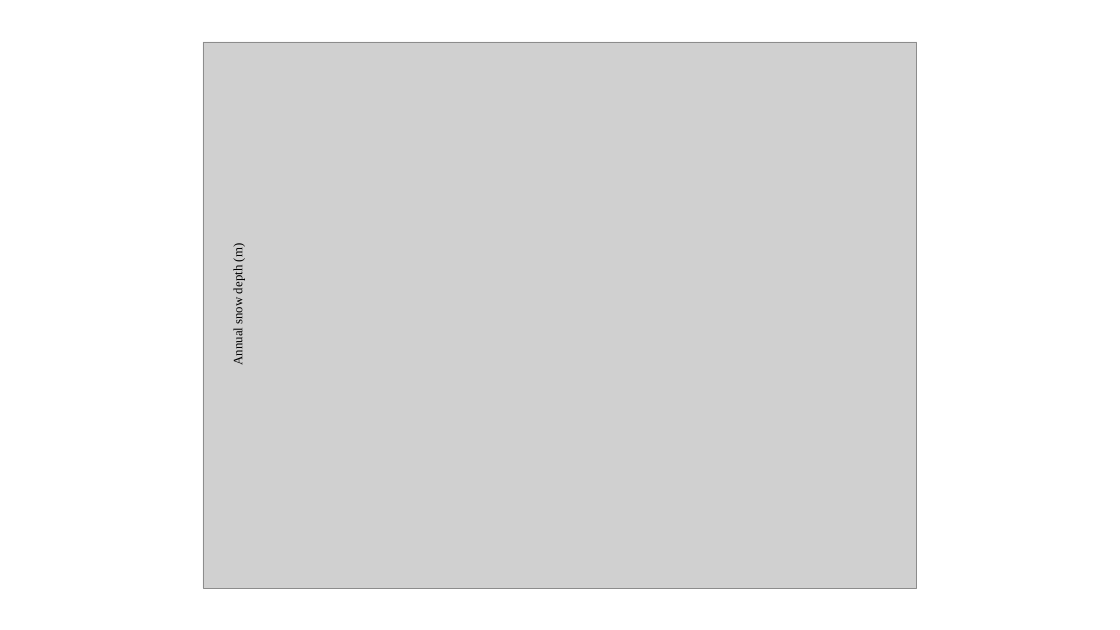
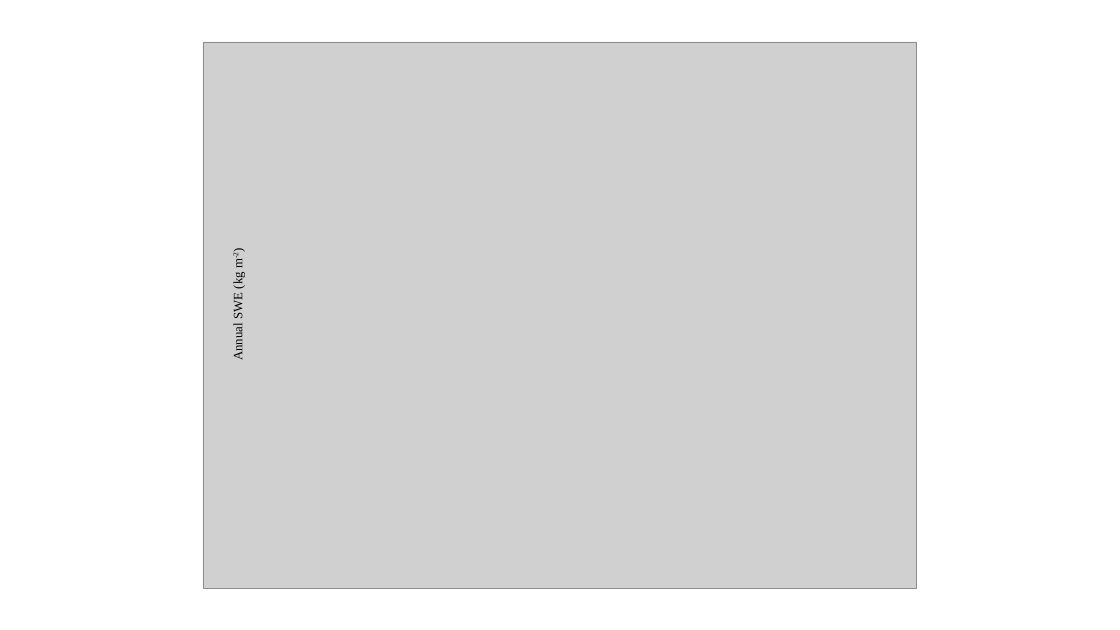
Before and after one commit to smc322/EcosysGCBClass2022, a slide deck: slide 1 of Figures/snowpack format.pptx. Drawn at 1120x630 pixels with LibreOffice and Linux fonts; fonts in the diff are those of the drawing; grey boxes stand for pictures. Boxes give left, top, right and bottom in pixels: in the first picture for what was removed or moved away, otherwise in the second. Text is boxed around its words. In the diff, an @@ line names an element or a change of style, - is before the commit and + after.

```diff
--- a/Figures/snowpack format.pptx
+++ b/Figures/snowpack format.pptx
@@ text at box(231, 253, 245, 360): text changed @@
-Annual snow depth (m)
+Annual SWE (kg m-2)
```
Also in this commit, not shown: 3 other files.
